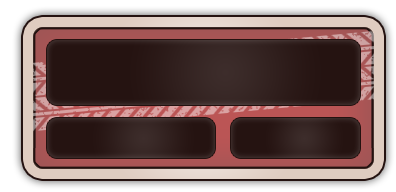
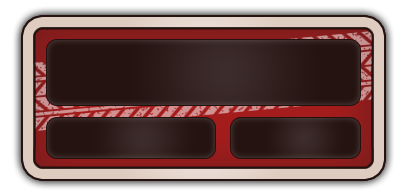
Layered file, before and after one edit (396 × 192). Changes by layer:
added layer "UI copy" above "UI" over [13,7,394,189]
moved "stroke" above "tread" over [22,16,385,180]
